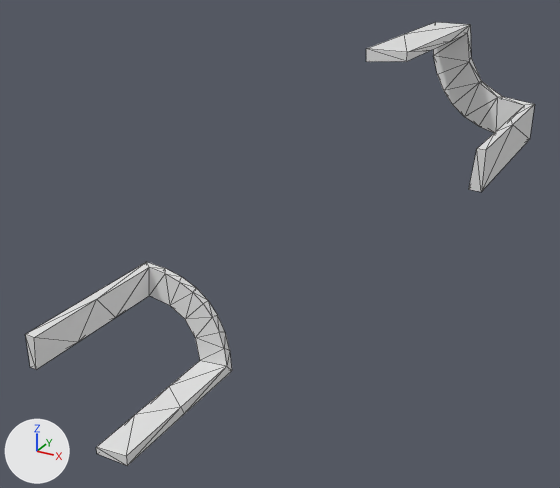
The OBJ model data/bmc/SET_4W2C/t_487.obj, before and after one commit.
Before and after are seen from a 50 mm lens placed at (0.907, -1.701, 0.808), pointed at (-0.015, -0.023, -0.03). Arrows for +X, +Y and +Z are at lower left; the lights stay in place. Mesh edges are drawn as thin lines. Where no turn or scale is listed for an object, it has been applied to the vertices.

The first picture shows 't_487'.
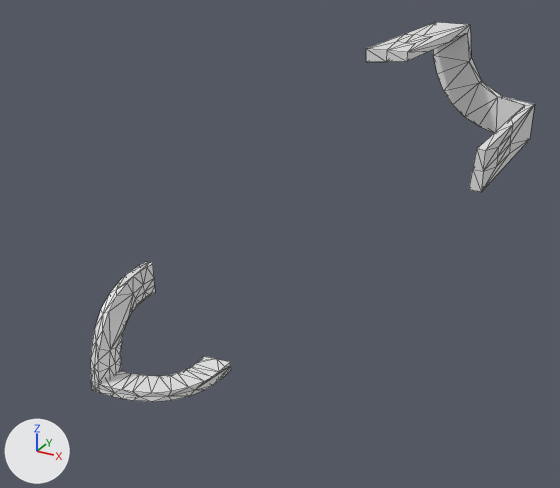
Edits to the bpy script that builds the scene:
```text
Change me_t_487:
    used by ob_t_487; location = (0.0, 0.0, 0.0)
    remove me_t_487.from_pydata(...)  # 88 vertices, 168 faces; spans x -0.496..0.5, y -0.5..0.5, z -0.501..0.5
    add me_t_487.from_pydata(...)  # 217 vertices, 398 faces; spans x -0.5..0.5, y -0.287..0.5, z -0.5..0.5
    me_t_487 part 1: the loose piece of 44 vertices spanning x -0.496..-0.196, y -0.5..0.0, z -0.501..-0.201 is rebuilt with 145 vertices and now spans x -0.5..-0.199, y -0.287..0.0, z -0.5..-0.199
    me_t_487 part 2
    20 faces are deleted
    16 vertices are added at x 0.225..0.5, y 0.0..0.25, z 0.225..0.5
    6 new vertices lie (0.0, 0.125, 0.0) away from vertices in x 0.225..0.5, y 0.0..0.125, z 0.225..0.5
    6 new vertices lie (0.0, 0.119, 0.0) away from vertices in x 0.226..0.477, y 0.0..0.119, z 0.226..0.477
    76 new faces join them
```

Changed parts and their boxes (x1, y1, x2, y2) in the pictures (560 x 488 px):
't_487', reshaped (13% narrower, 14% shorter): before (25, 22, 534, 466); after (91, 22, 534, 402)
part 1 of me_t_487, rebuilt (32% narrower, 31% shorter): before (25, 262, 232, 466); after (91, 262, 231, 402)
part 2 of me_t_487, built on: (366, 22, 534, 192) in both
